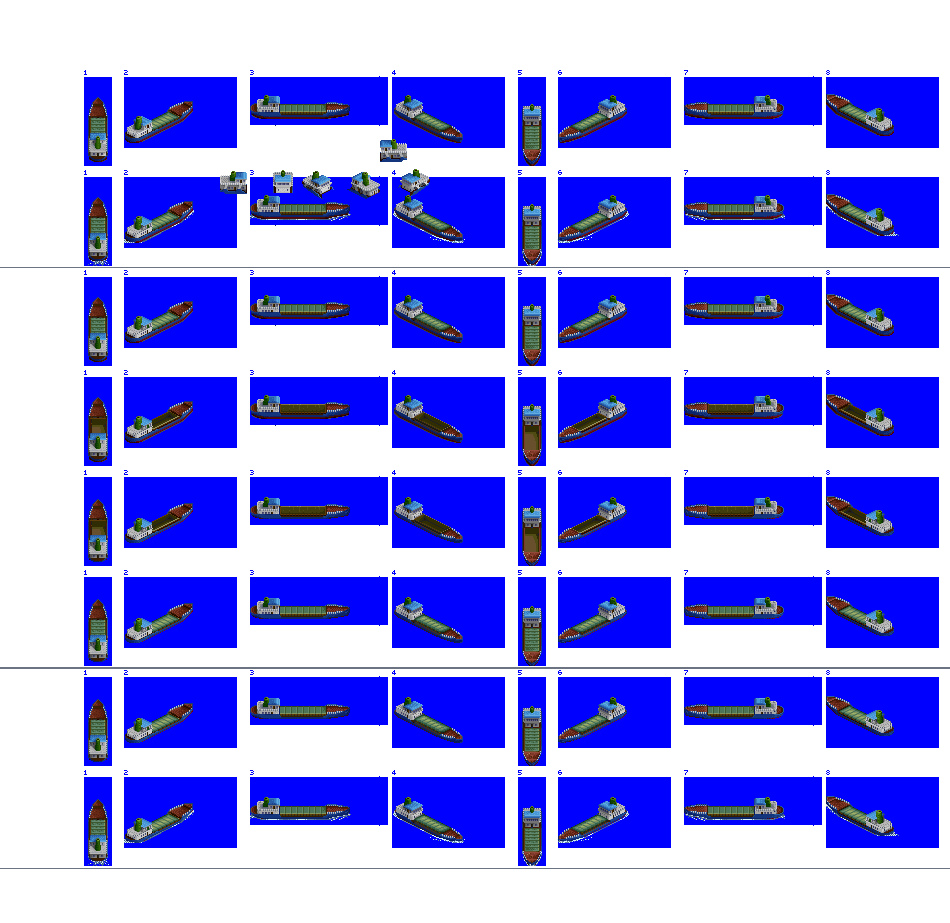
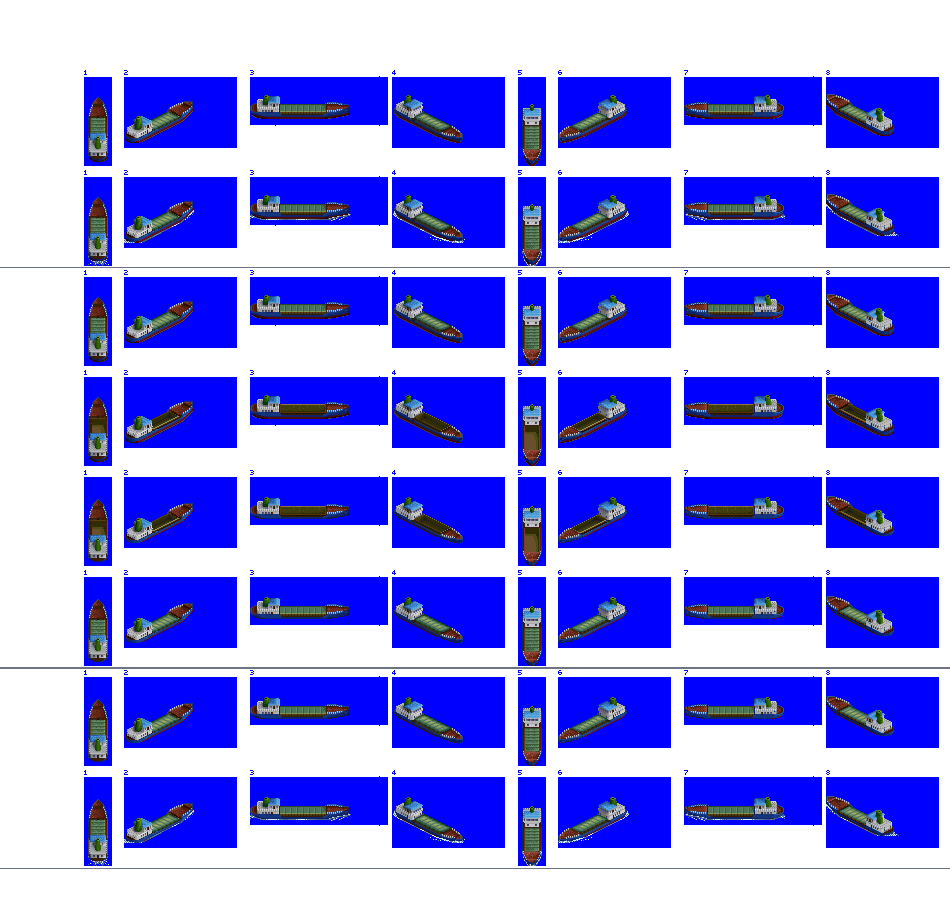
Layer changes from the first 950 x 923 image to the second:
renamed "improved house" to "improved house - saved in case other ships have lighting wrong", hid it, painted on it over [90,95,892,858]
painted on "freighter" over [90,95,892,858]
